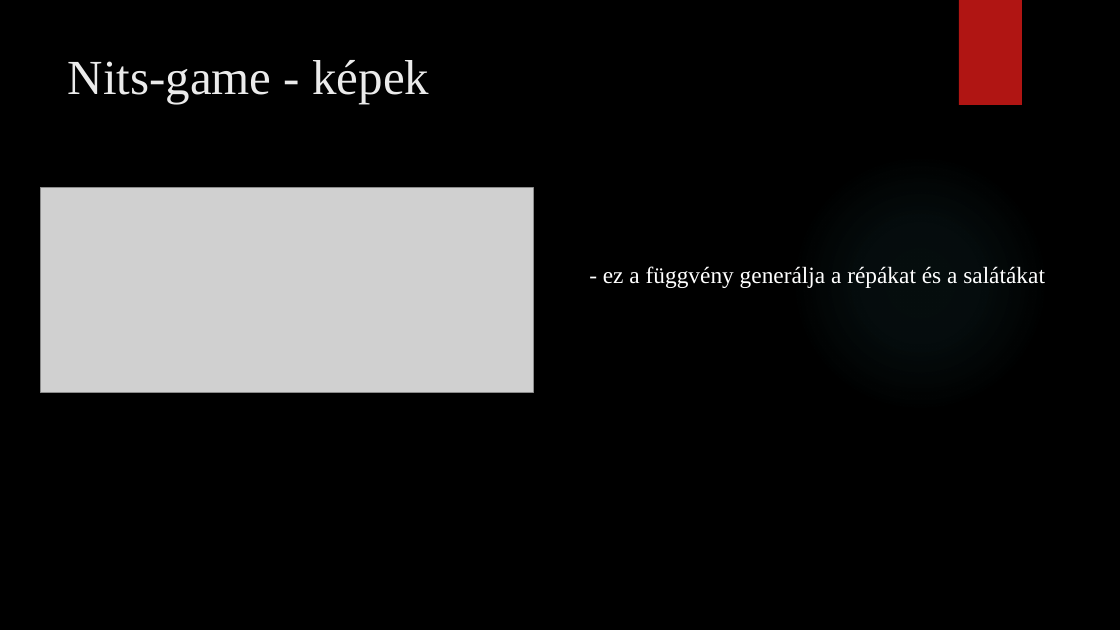
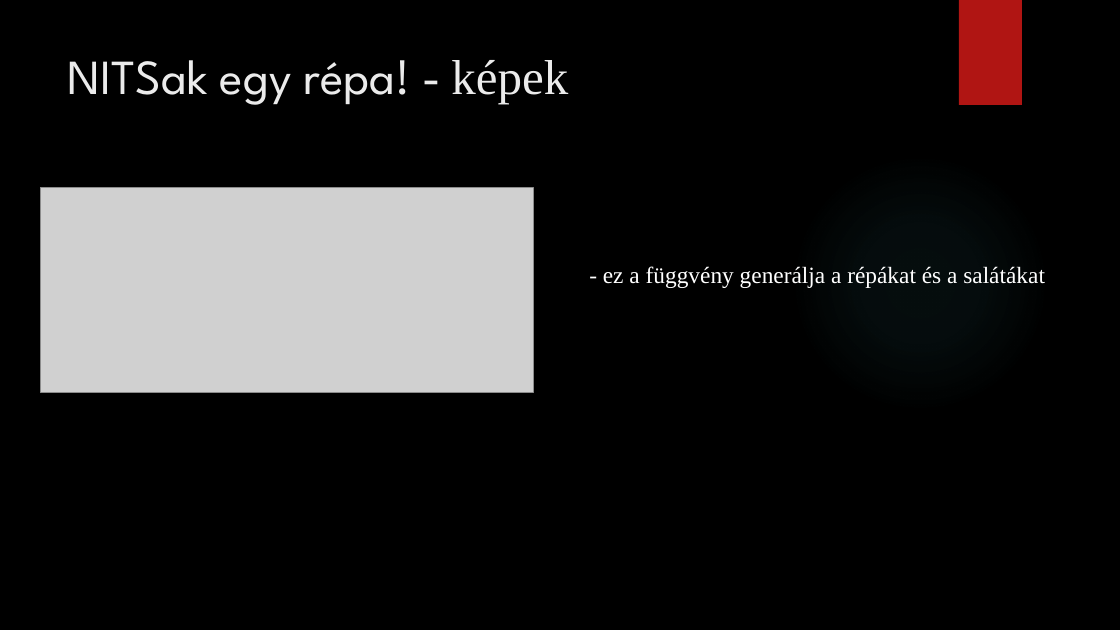
Before and after one commit to magyar-matyas/Jav-t-_projekt, a slide deck: slide 7 of Javító-Projekt.pptx. Drawn at 1120x630 pixels with LibreOffice and Linux fonts; fonts in the diff are those of the drawing; grey boxes stand for pictures; background and template pictures are left out. Boxes give left, top, right and bottom in pixels: in the first picture for what was removed or moved away, otherwise in the second. Text is boxed around its words. In the diff, an @@ line names an element or a change of style, - is before the commit and + after.

```diff
--- a/Javító-Projekt.pptx
+++ b/Javító-Projekt.pptx
@@ title at [68,60,568,105]: text changed; font Times New Roman to League Spartan @@
-Nits-game - képek
+NITSak egy répa! - képek
```
Also in this commit, not shown: 2 other slides changed, 2 other files.
